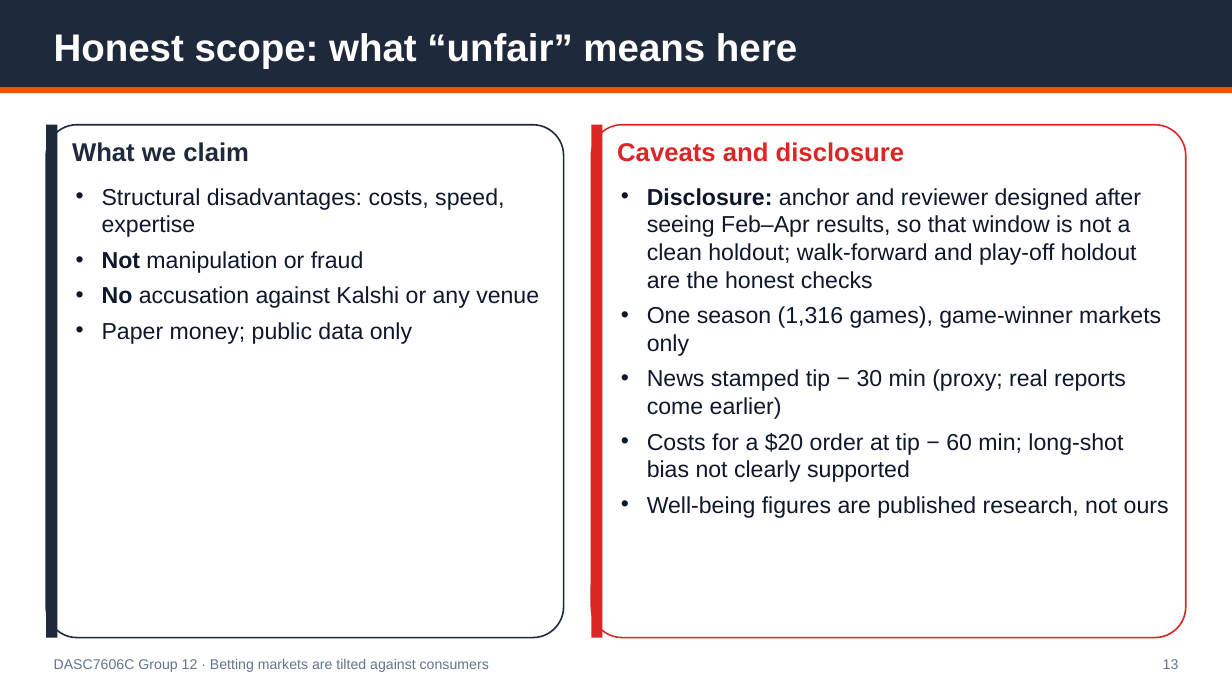
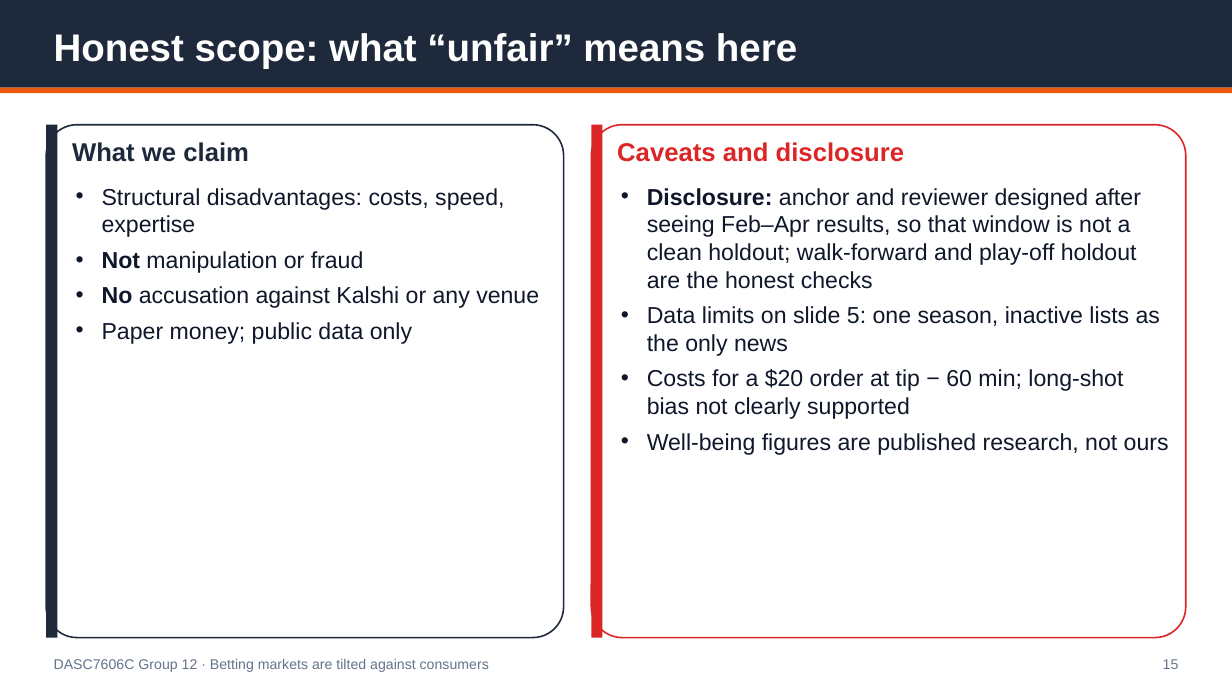
Before and after one commit to Michaelyzr/nba-agent, a slide deck: slide 15 of presentation/nba_agent_deck.pptx (slide 13 before the commit). Drawn at 1232x693 pixels with LibreOffice and Linux fonts; fonts in the diff are those of the drawing. Boxes give left, top, right and bottom in pixels: in the first picture for what was removed or moved away, otherwise in the second. Text is boxed around its words. In the diff, an @@ line names an element or a change of style, - is before the commit and + after.

```diff
--- a/presentation/nba_agent_deck.pptx
+++ b/presentation/nba_agent_deck.pptx
@@ text at box(647, 306, 1160, 356): text changed @@
-• One season (1,316 games), game-winner markets only
-• News stamped tip − 30 min (proxy; real reports come earlier)
+• Data limits on slide 5: one season, inactive lists as the only news
@@ text at box(1163, 659, 1179, 669): text changed @@
-13
+15
```
Also in this commit, not shown: 11 other slides changed, 2 slides added, 6 other files.
